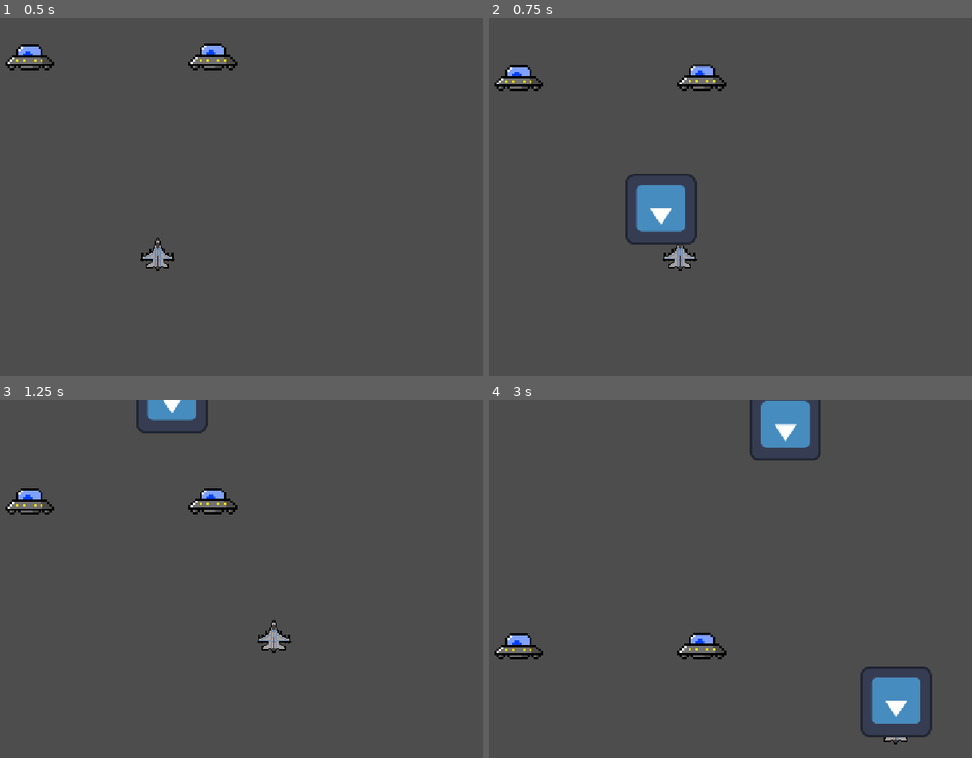
Above: before the commit, frames 1-4 (two rows, left to right).
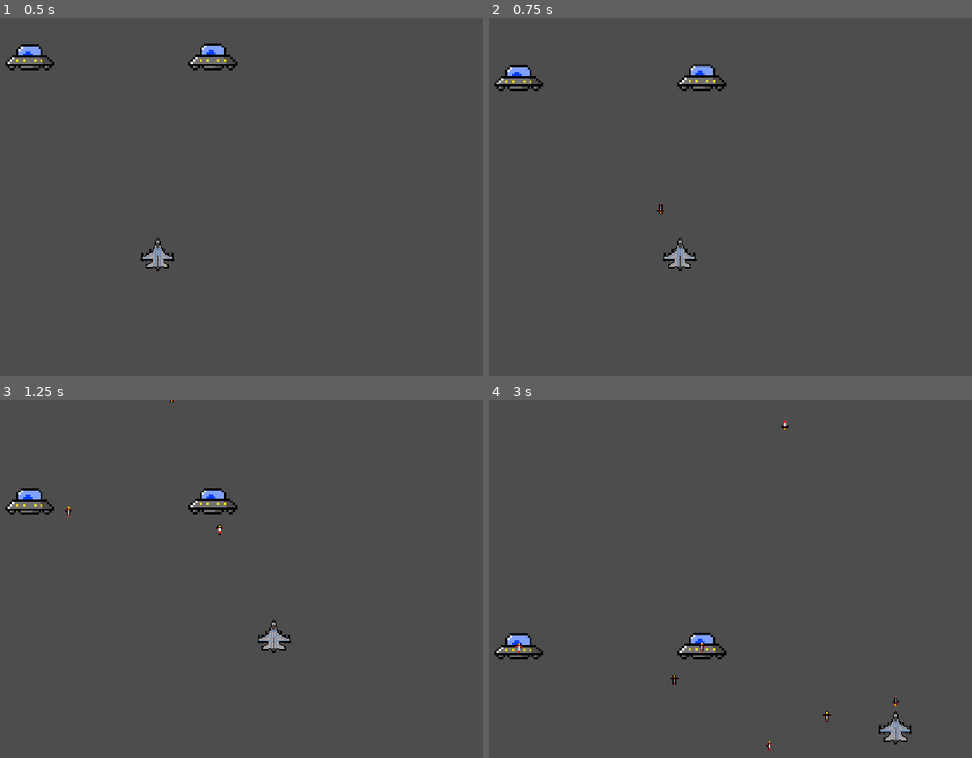
Above: after the commit, the same moments.

Repository: alexguevara20008-tech/BulletHell
Game: Godot game, scene res://main.tscn
The game is run twice, just before and just after one commit, with the same random seed, the same clock (stepped at 60 frames per second) and the same inputs. The engine's default icon, where the game draws it, is replaced by a stand-in: a white triangle on a blue panel in a dark square.
Inputs:
- Up to frame 1 (0.5 s): no input
- Up to frame 2 (0.75 s): hold D (move_right) from 0.53 s (still down); tap Space (shoot) at 0.6 s
- Up to frame 3 (1.25 s): keep holding D (move_right)
- Up to frame 4 (3 s): release D (move_right) at 1.28 s; hold S (move_down) 1.28-2.03 s; tap Space (shoot) at 1.35, 2.1, 2.85 s; hold D (move_right) 2.03-2.78 s; hold W (move_up) from 2.78 s (still down)

Frame 1 is identical in both runs. In frame 2, 1.7% of the frame differs, in the area x 28-44%, y 43-64%; in frame 3, 0.8%; in frame 4, 3.6%, in the area x 5-92%, y 0-98%.

Commit message:
Agrega balas enemigas con rotacion de 180 grados

Diff:
--- a/bullet.tscn
+++ b/bullet.tscn
@@ -1,16 +1,16 @@
 [gd_scene format=3 uid="uid://bkanrc3sfxoun"]
 
-[ext_resource type="Texture2D" uid="uid://bsv24otegwcxv" path="res://assets/icon.svg" id="1_v7oki"]
 [ext_resource type="Script" uid="uid://w5f1an58rvtl" path="res://scripts/bullet.gd" id="1_v8qja"]
+[ext_resource type="Texture2D" uid="uid://vkmljcb4tqn2" path="res://assets/bullet.png" id="2_v8qja"]
 
 [sub_resource type="CircleShape2D" id="CircleShape2D_u3k5i"]
 
 [node name="Bullet" type="Area2D" unique_id=1827354832]
+scale = Vector2(0.1, 0.1)
 script = ExtResource("1_v8qja")
 
 [node name="Sprite2D" type="Sprite2D" parent="." unique_id=1064585163]
-rotation = -3.1415927
-texture = ExtResource("1_v7oki")
+texture = ExtResource("2_v8qja")
 
 [node name="CollisionShape2D" type="CollisionShape2D" parent="." unique_id=1477632323]
 scale = Vector2(8, 8)
--- a/enemy.tscn
+++ b/enemy.tscn
@@ -19,4 +19,8 @@
 scale = Vector2(9, 9)
 shape = SubResource("CircleShape2D_u3k5i")
 
+[node name="Timer" type="Timer" parent="." unique_id=2091508458]
+autostart = true
+
 [connection signal="screen_exited" from="VisibleOnScreenNotifier2D" to="." method="_on_visible_on_screen_notifier_2d_screen_exited"]
+[connection signal="timeout" from="Timer" to="." method="_on_timer_timeout"]
--- a/scripts/enemy.gd
+++ b/scripts/enemy.gd
@@ -2,6 +2,7 @@
 
 var speed = 150
 var hp = 3
+var bullet_scene = preload("res://bullet.tscn")
 
 func _physics_process(delta):
 	position.y += speed * delta
@@ -11,7 +12,6 @@
 	if hp <= 0:
 		queue_free()
 
-
 func _on_visible_on_screen_notifier_2d_screen_exited():
 	queue_free()
 
@@ -19,3 +19,15 @@
 	if area.is_in_group("player_bullets"):
 		take_damage(1)
 		area.queue_free()
+
+func _on_timer_timeout():
+	var player = get_parent().get_node_or_null("Player")
+	if player:
+		var bullet = bullet_scene.instantiate()
+		bullet.position = global_position
+		bullet.direction = (player.global_position - global_position).normalized()
+		bullet.speed = 350
+		bullet.remove_from_group("player_bullets")
+		bullet.add_to_group("enemy_bullets")
+		get_parent().add_child(bullet)
+		bullet.rotation_degrees = 180
Binary file added: assets/bullet.png
Not shown, added: assets/bullet.png.import
